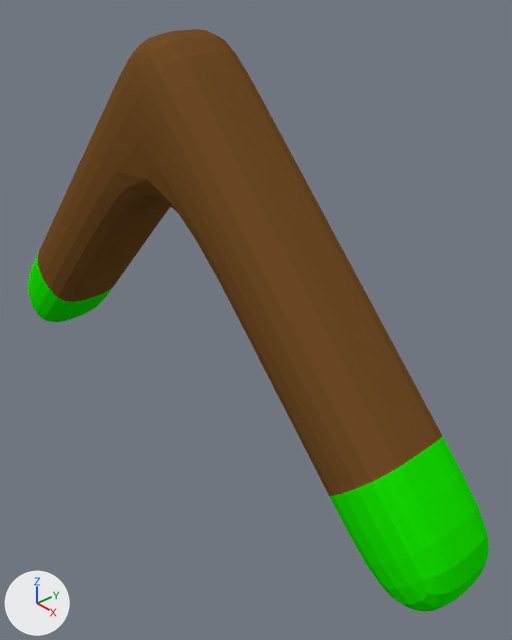
An edit to the Blender file Cyberspace/Assets/Models/Player/Shots/Boomerang Shot.blend, drawn before and after from the same camera.
Before and after are seen from a 50 mm camera at (1.269, -0.906, 0.509) aimed at (0.158, 0.06, -0.309). Arrows for +X, +Y and +Z are at lower left; the lights stay in place.

Objects in the first picture: 'Boomerang Shot'.
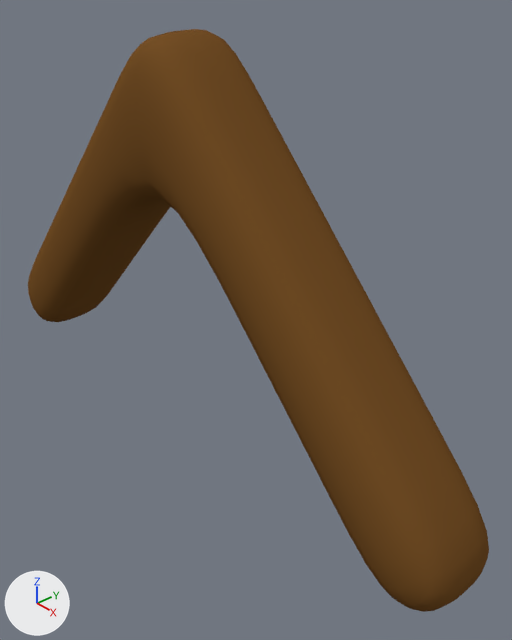
Where the change shows, as pixel boxes (x1, y1, x2, y2) in the pictures (512 x 640 px):
```json
{"part": 1, "of": "me_cube", "change": "recoloured", "before": [28, 252, 489, 612], "after": [28, 252, 489, 612]}
```

Edits to the scene script, one JSON object a line:
```json
{"block": "me_cube", "where": "me_cube.from_pydata(...)  # 48 vertices, 46 faces; spans x -0.89..0.89, y -0.13..0.12, z -0.71..0.37"}
{"block": "me_cube", "where": "# used by ob_boomerang_shot; location = (0.0, 0.0, 0.0)"}
{"block": "me_cube", "change": "me_cube part 1: all 16 faces that had it switch from mat_end (green #16e700) to mat_boomerang_shot (its picture is missing)"}
```
